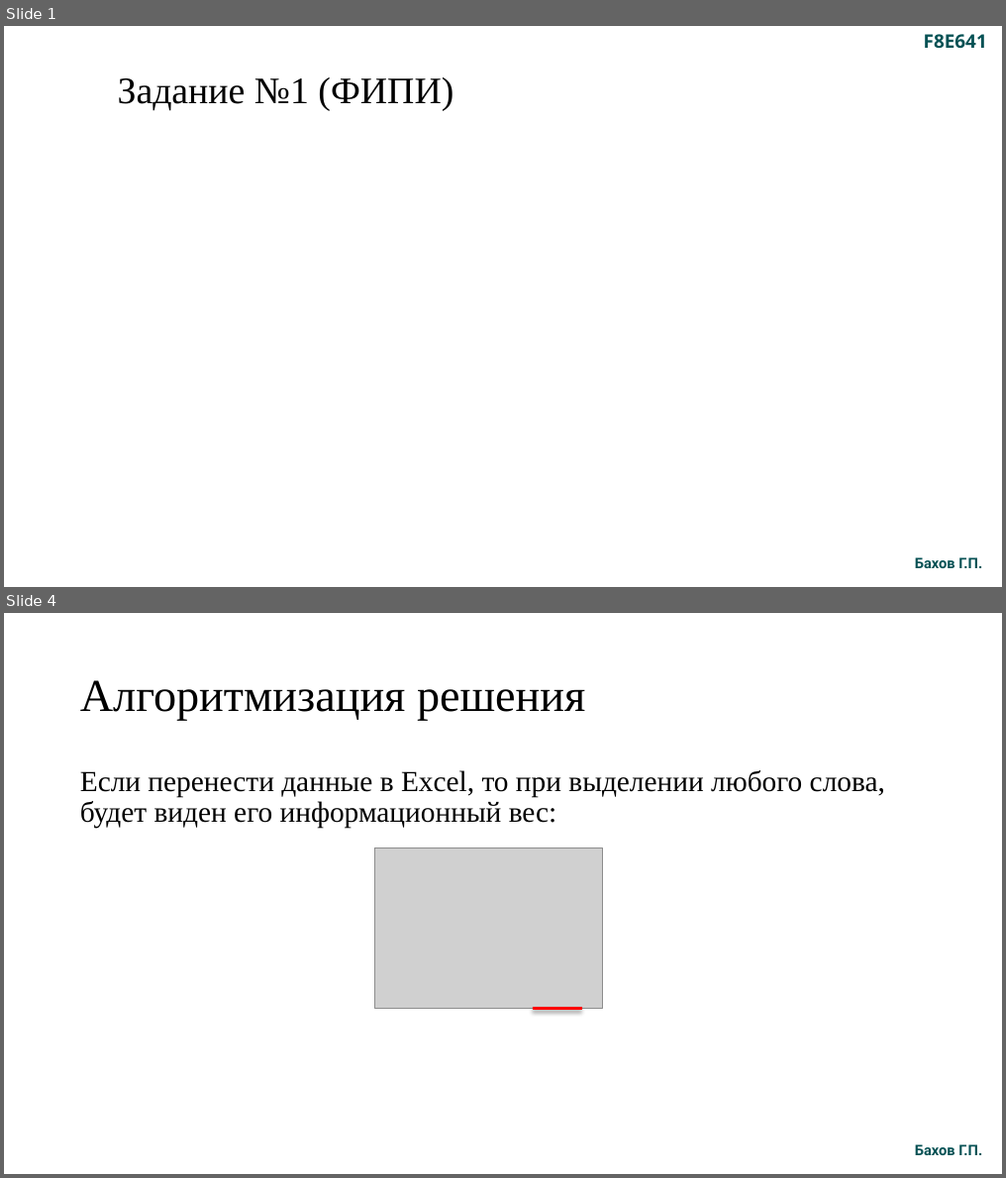
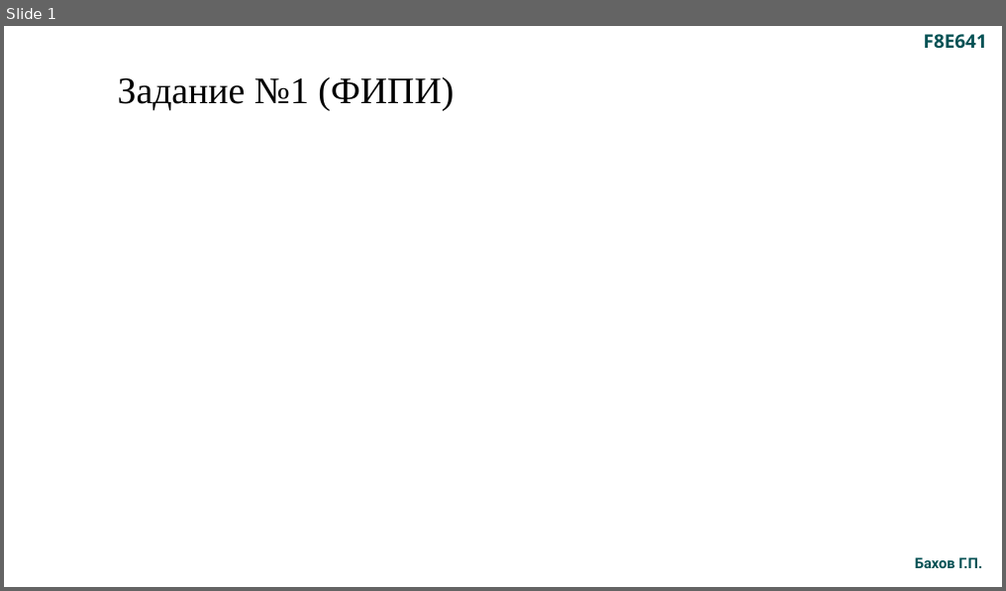
Before and after one commit to Grigoriy1988/OGE-2025-2026, a slide deck: 01/Задача №1.pptx. Shown one above the other, each under a label of ours: slides 1 and 4 before the commit, slide 1 after it; the slides between them are not shown. The pictures are 1006x1178 and 1006x591 pixels, drawn with LibreOffice and Linux fonts; fonts in the diff are those of the drawing; grey boxes stand for pictures. Boxes give left, top, right and bottom in pixels: in the first picture for what was removed or moved away, otherwise in the second. Text is boxed around its words. In the diff, an @@ line names an element or a change of style, - is before the commit and + after.

```diff
--- a/01/Задача №1.pptx
+++ b/01/Задача №1.pptx
@@ slide 4 removed at bbox=[4, 613, 1002, 1174], background #FFFFFF @@
@@ title removed at bbox=[80, 680, 585, 721] @@
-Алгоритмизация решения
@@ text removed at bbox=[80, 770, 885, 829] @@
-Если перенести данные в Excel, то при выделении любого слова, будет виден его информационный вес:
@@ picture removed at bbox=[374, 848, 603, 1008] @@
@@ line removed from (533, 1008) to (582, 1008) @@
@@ text removed at bbox=[915, 1145, 982, 1156] @@
-Бахов Г.П.
```
Also in this commit, not shown: 2 slides changed, 1 other file.
